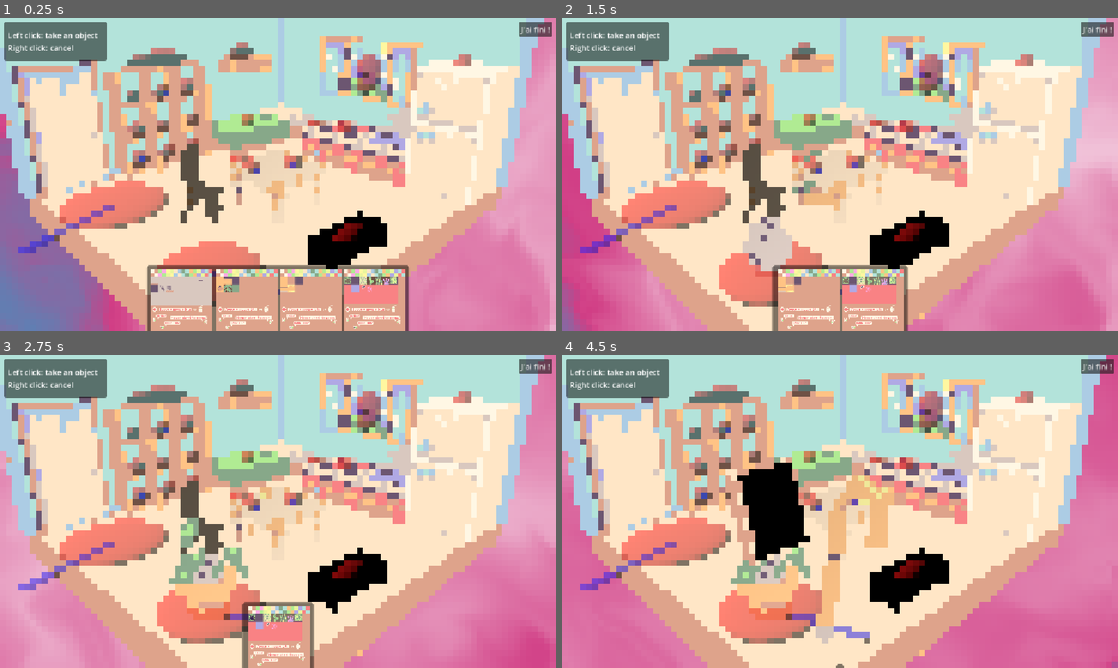
Above: before the commit, frames 1-4 (two rows, left to right).
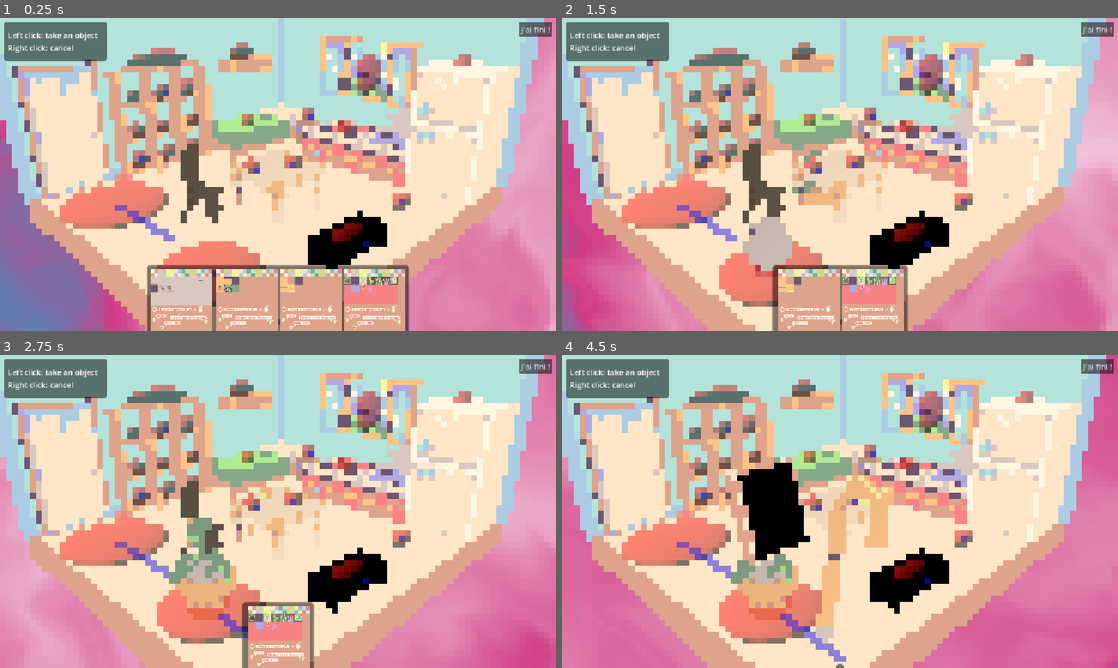
Above: after the commit, the same moments.

Repository: TotoEnF5/enjam-2026
Game: Godot game, scene res://scenes/house.tscn
Same seed, same stepped clock (60 frames per second), same inputs: the game is played once before the commit and once after it. This scene is started directly instead of the project's main scene.
Inputs (mouse positions are in pixels of both pictures, inside the frame that each line leads up to):
- Up to frame 1 (0.25 s): no input
- Up to frame 2 (1.5 s): click (745, 299) at 0.52 s; click (778, 299) at 1.27 s
- Up to frame 3 (2.75 s): click (244, 636) at 2.02 s
- Up to frame 4 (4.5 s): click (840, 636) at 2.77 s; click "J'ai fini !" at 3.5 s; click "En fait non" at 4.25 s

The runs differ from the first frame. In frame 1, 2.7% of the frame differs, in the area x 0-98%, y 2-98%; in frame 2, 3.2%; in frame 3, 4.7%, in the area x 0-98%, y 2-100%; in frame 4, 4.4%.

Commit message:
Changement orientation point + aquarium

Diff:
--- a/resources/items/aquarium.tres
+++ b/resources/items/aquarium.tres
@@ -11,7 +11,7 @@
 inventory_image = ExtResource("1_8j5vj")
 placeable_object = ExtResource("2_7f1rd")
 title = "Aquarium"
-description = "Il est rempli d'algues et fissuré, mais il fau goût de notre poisson : [shake rate=20.0 level=5 connected=1]Buendia[/shake]."
+description = "Il est rempli d'algues et fissuré, mais il est au goût de notre poisson : [shake rate=20.0 level=5 connected=1]Buendia[/shake]."
 on_etagere = false
 place_audio_streams = ExtResource("2_aw4vq")
 yeet_audio_streams = ExtResource("4_7f1rd")
--- a/resources/items/aquarium_poisson.tres
+++ b/resources/items/aquarium_poisson.tres
@@ -11,7 +11,7 @@
 inventory_image = ExtResource("1_s1tbr")
 placeable_object = ExtResource("2_eawvh")
 title = "AQUATIUM_POISSON"
-description = "aquarium poisson"
+description = "Il est rempli d'algues et fissuré, mais il est au goût de notre poisson : [shake rate=20.0 level=5 connected=1]Buendia[/shake]."
 place_audio_streams = ExtResource("2_xrmf0")
 yeet_audio_streams = ExtResource("4_eawvh")
 metadata/_custom_type_script = "uid://dlva75r2hqvej"
--- a/resources/items/clothes.tres
+++ b/resources/items/clothes.tres
@@ -11,7 +11,7 @@
 inventory_image = ExtResource("1_shd0r")
 placeable_object = ExtResource("2_02w70")
 title = "Pile de vêtements"
-description = "À quoi ça sert d'avoir autant de caleçons alors qu'[Pronom] met tous les jours le même ?"
+description = "Au vu du prix de la vie actuelle...se nourrir ou se vêtir, il va falloir choisir."
 place_audio_streams = ExtResource("2_ts6qt")
 yeet_audio_streams = ExtResource("5_eas3p")
 metadata/_custom_type_script = "uid://dlva75r2hqvej"
--- a/scenes/house.tscn
+++ b/scenes/house.tscn
@@ -40,7 +40,7 @@
 transform = Transform3D(0.73845536, -0.52254695, 0.42617887, 0, 0.6320293, 0.7749445, -0.6743024, -0.5722619, 0.4667254, 0, 0, 0)
 
 [node name="Piece2" parent="House" unique_id=716802815 instance=ExtResource("5_bwc8c")]
-transform = Transform3D(1, 0, 0, 0, 1, 0, 0, 0, 0.9, -0.8464687, 0, -0.146992)
+transform = Transform3D(0.9999827, 0.001363278, 0.0051521566, -0.0013203212, 0.9999709, -0.006750745, -0.0057346784, 0.0074931397, 0.8999599, -0.8317106, -0.03313923, -0.34359816)
 
 [node name="Lit2" parent="House" unique_id=687043326 instance=ExtResource("6_mhx8p")]
 transform = Transform3D(-4.371139e-08, 0, -1, 0, 1, 0, 1, 0, -4.371139e-08, -6.6225166, 1.0707111, 6.91826)
@@ -61,7 +61,7 @@
 transform = Transform3D(-4.371139e-08, 0, -1, 0, 1, 0, 1, 0, -4.371139e-08, -0.34518218, 1.388319, -8.365688)
 
 [node name="table de chevet" parent="House" unique_id=32218848 instance=ExtResource("11_bhgw4")]
-transform = Transform3D(0.983693, 0, -0.17985576, 0, 1, 0, 0.17985576, 0, 0.983693, -10.705547, 0.93054867, 4.534408)
+transform = Transform3D(0.983693, 0, -0.17985576, 0, 1, 0, 0.17985576, 0, 0.983693, -9.931295, 1.1638622, 4.8027782)
 
 [node name="EtagereMurale2" parent="House" unique_id=87982849 instance=ExtResource("13_82h1m")]
 transform = Transform3D(-4.371139e-08, 0, 1, 0, 1, 0, -1, 0, -4.371139e-08, -6.4147, 6.519801, 8.290985)
@@ -83,30 +83,30 @@
 is_poubelle = true
 
 [node name="SnapPoint" parent="Snappers" unique_id=1696119648 instance=ExtResource("3_wcu0q")]
-transform = Transform3D(0.7230258, 0, -0.69082105, 0, 1, 0, 0.69082105, 0, 0.7230258, -5.3983727, 3.190127, 6.7121363)
+transform = Transform3D(0.9957831, 0, 0.091739565, 0, 1, 0, -0.091739565, 0, 0.9957831, -5.3983727, 3.190127, 6.7121363)
 
 [node name="SnapPoint15" parent="Snappers" unique_id=412172921 instance=ExtResource("3_wcu0q")]
-transform = Transform3D(0.21588072, 0, -0.9764198, 0, 1, 0, 0.9764198, 0, 0.21588072, -9.404432, 2.6587691, 3.695359)
+transform = Transform3D(0.9140023, 0, -0.40570903, 0, 1, 0, 0.40570903, 0, 0.9140023, -8.6849, 3.4479752, 4.0311155)
 is_floor = false
 is_etagere = true
 
 [node name="SnapPoint16" parent="Snappers" unique_id=1482421391 instance=ExtResource("3_wcu0q")]
-transform = Transform3D(-1.9881647, 0, -0.10862988, 0, 1, 0, 0.21725976, 0, -0.99408233, 1.7541752, 2.1795933, -7.428362)
+transform = Transform3D(1.9984896, 0, 0.038857743, 0, 1, 0, -0.07771549, 0, 0.9992448, 1.7541752, 2.1795933, -7.428362)
 is_floor = false
 is_etagere = true
 
 [node name="SnapPoint20" parent="Snappers" unique_id=1706300049 instance=ExtResource("3_wcu0q")]
-transform = Transform3D(1.7054539, 0, -4.7001514, 0, 1, 0, 4.7001514, 0, 1.7054539, 6.647421, 1.763421, 3.134658)
+transform = Transform3D(4.9980044, 0, 0.1412468, 0, 1, 0, -0.1412468, 0, 4.9980044, 6.647421, 1.763421, 3.134658)
 is_floor = false
 is_etagere = true
 
 [node name="SnapPoint27" parent="Snappers" unique_id=1164475941 instance=ExtResource("3_wcu0q")]
-transform = Transform3D(0.57496744, 0, -0.81817627, 0, 1, 0, 0.81817627, 0, 0.57496744, -0.8244319, 2.1129453, 2.4992535)
+transform = Transform3D(0.57496744, -4.835089e-09, -0.81817627, -0.19110233, 0.97233975, -0.13429578, 0.7955453, 0.23357111, 0.55906373, -3.6771665, 1.7990379, -6.714303)
 is_floor = false
 is_etagere = true
 
 [node name="SnapPoint28" parent="Snappers" unique_id=1467347187 instance=ExtResource("3_wcu0q")]
-transform = Transform3D(3.827992, 0.0076227, 1.1599778, -0.014903399, 0.9998953, -0.05594964, -1.1602829, 0.012305448, 3.8277047, 6.6716175, 1.586901, -4.692452)
+transform = Transform3D(3.9943163, 0.002976641, -0.21282744, -0.0149034, 0.99989516, -0.05594963, 0.2126385, 0.014165776, 3.993942, 6.6716175, 1.586901, -4.692452)
 is_floor = false
 is_etagere = true
 
@@ -131,7 +131,7 @@
 is_etagere = true
 
 [node name="SnapPoint19" parent="Snappers" unique_id=1183209974 instance=ExtResource("3_wcu0q")]
-transform = Transform3D(0.022772223, 0, -0.9997407, 0, 1, 0, 0.9997407, 0, 0.022772223, -8.885092, 8.05642, -6.6469254)
+transform = Transform3D(0.4918564, 0, -0.87067634, 0, 1, 0, 0.87067634, 0, 0.4918564, -8.885092, 8.05642, -6.6469254)
 is_floor = false
 is_etagere = true
 
